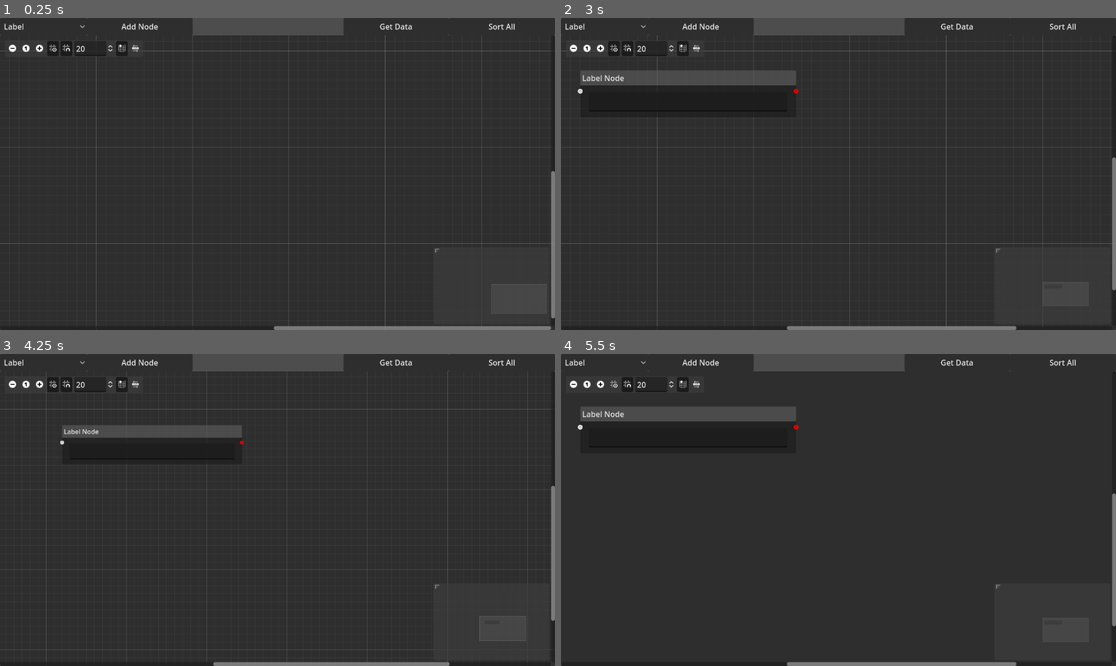
Above: before the commit, frames 1-4 (two rows, left to right).
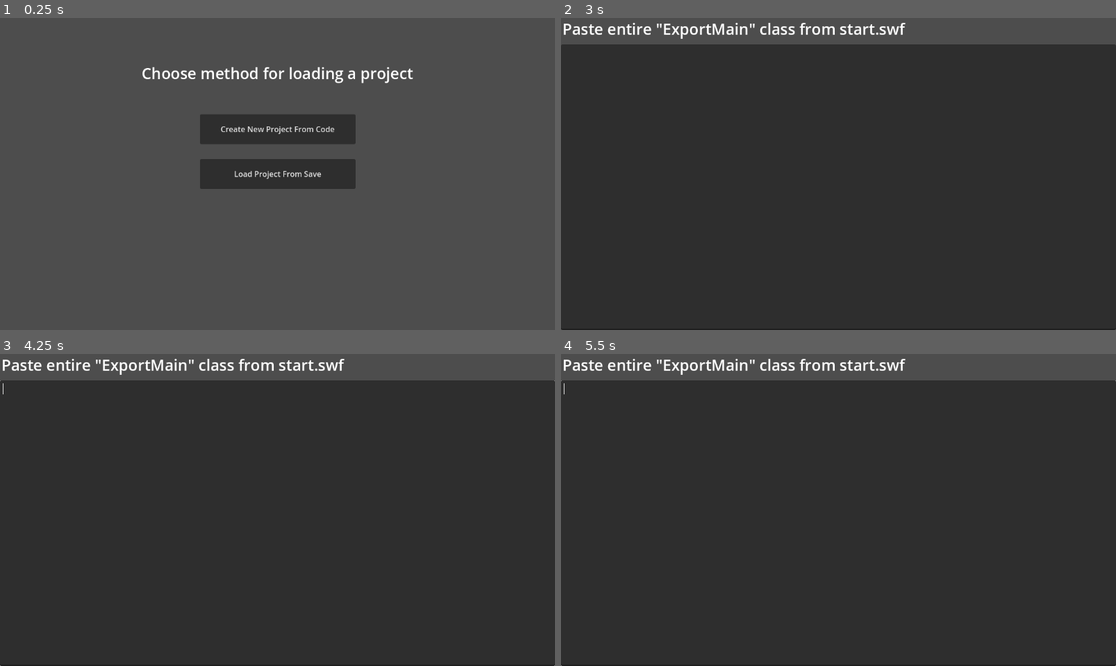
Above: after the commit, the same moments.

Repository: N-Enders/TalkshowEditor
Game: Godot game, scene res://main_scene.tscn
Two runs of this game, one before a commit and one after it. Both use one fixed random seed, a clock stepped at 60 frames per second and the inputs below. Before the commit the project starts from res://flow.tscn.
Inputs (mouse positions are in pixels of both pictures, inside the frame that each line leads up to):
- Up to frame 1 (0.25 s): no input
- Up to frame 2 (3 s): click (838, 174) at 0.5 s, where only the run after the commit has a clickable "Load Project From Save"; click (699, 27) at 1.25 s, where only the run before the commit has a clickable "Add Node"; click (605, 27) at 2 s, where only the run before the commit has a clickable "Label"; click (838, 130) at 2.75 s, where only the run after the commit has a clickable "Create New Project From Code"
- Up to frame 3 (4.25 s): click (11, 385) at 3.52 s
- Up to frame 4 (5.5 s): click (599, 385) at 4.27 s; click (616, 385) at 5.02 s

The runs differ from the first frame. In frame 1, 82% of the frame differs, in the area x 0-100%, y 0-100%; in frame 2, 11%; in frame 3, 10%; in frame 4, 10%.

Commit message:
Starting Menu
Added a menu that will allow you to start a new project or load a project (currently unprogrammed)

Diff:
--- /dev/null
+++ b/LoadingLabel.gd
@@ -0,0 +1,24 @@
+extends Label
+
+var timers = ["  Loading.","  Loading..","  Loading..."]
+var num = 0
+var details = ""
+
+# Called when the node enters the scene tree for the first time.
+func _ready():
+	pass # Replace with function body.
+
+
+# Called every frame. 'delta' is the elapsed time since the previous frame.
+func _process(delta):
+	pass
+
+func setDetails(detail):
+	details = detail
+	print(details)
+	_on_timer_timeout()
+
+
+func _on_timer_timeout():
+	num += 1
+	text = "  " + details + "\n" + timers[num % 3]
--- /dev/null
+++ b/MainScene.gd
@@ -0,0 +1,14 @@
+extends Node
+
+@export var flow: PackedScene
+@export var menu: PackedScene
+
+# Called when the node enters the scene tree for the first time.
+func _ready():
+	var flowchart = menu.instantiate()
+	add_child(flowchart)
+
+
+# Called every frame. 'delta' is the elapsed time since the previous frame.
+func _process(delta):
+	pass
--- /dev/null
+++ b/StartingMenu.gd
@@ -0,0 +1,85 @@
+extends Control
+
+
+# Called when the node enters the scene tree for the first time.
+func _ready():
+	setNewMenuVisible(false)
+	setMainMenuVisible(true)
+	setLoadingVisible(false)
+
+# Called every frame. 'delta' is the elapsed time since the previous frame.
+func _process(delta):
+	pass
+
+func setNewMenuVisible(vis):
+	$newmenulabel.visible = vis
+	$newmenucode.visible = vis
+	if vis:
+		$newmenucode.text = ""
+
+func setMainMenuVisible(vis):
+	$Label.visible = vis
+	$Load.visible = vis
+	$New.visible = vis
+
+func setLoadingVisible(vis):
+	$LoadingLabel.visible = vis
+
+func _on_new_pressed():
+	setNewMenuVisible(true)
+	setMainMenuVisible(false)
+	setLoadingVisible(false)
+
+func _on_newmenucode_text_changed():
+	var text = $newmenucode.text
+	var list = text.split('\n')
+	if list[0] == "package":
+		$LoadingLabel.setDetails("Creating a new project")
+		list.reverse()
+		decompStart(list)
+		setLoadingVisible(true)
+		setNewMenuVisible(false)
+		setMainMenuVisible(false)
+	else:
+		$newmenucode.text = ""
+		$newmenulabel.text = "Paste entire \"ExportMain\" class from start.swf (invalid class)"
+
+
+func getDataType(data,type):
+	match type:
+		"int":
+			return int(data)
+		"String":
+			return data.left(-1).right(-1)
+		"Array":
+			return JSON.parse_string(data)
+		_:
+			print("whoopsie")
+
+func decompStart(start):
+	var startData = {}
+	var preData = {}
+	for a in start:
+		if "=" in a:
+			var line = a.split("=")
+			var type = line[0].strip_edges().split(' ')[2].split(":")
+			var dataType = type[1]
+			type = type[0]
+			line.remove_at(0)
+			var data = "=".join(line).strip_edges().split(';')[0]
+			preData[type] = getDataType(data,dataType)
+	var dict = preData["dict"].split("^")
+	preData.erase("dict")
+	startData["startingFlowchart"] = preData["f"]
+	preData.erase("f")
+	startData["startingCell"] = preData["c"]
+	preData.erase("c")
+	startData["projectName"] = dict[preData["p"]]
+	preData.erase("p")
+	startData["workspaceName"] = dict[preData["w"]]
+	preData.erase("w")
+	$LoadingLabel.setDetails("Parsing data for " + startData["workspaceName"])
+	startData["timeStamp"] = preData["timeStamp"]
+	preData.erase("timeStamp")
+
+	print("mk")
--- a/flow.tscn
+++ b/flow.tscn
@@ -24,6 +24,9 @@
 offset_top = 3.0
 grow_horizontal = 2
 grow_vertical = 2
+zoom_max = 3.0
+zoom_step = 0.5
+show_arrange_button = false
 
 [node name="Button" type="Button" parent="."]
 layout_mode = 0
--- /dev/null
+++ b/main_scene.tscn
@@ -0,0 +1,10 @@
+[gd_scene load_steps=4 format=3 uid="uid://cxeucjj0lpnrv"]
+
+[ext_resource type="Script" path="res://MainScene.gd" id="1_6x4yv"]
+[ext_resource type="PackedScene" uid="uid://de4wbolycij03" path="res://flow.tscn" id="2_8kjid"]
+[ext_resource type="PackedScene" uid="uid://da3xqrsdb3yq1" path="res://starting_menu.tscn" id="3_7vpbd"]
+
+[node name="MainScene" type="Node"]
+script = ExtResource("1_6x4yv")
+flow = ExtResource("2_8kjid")
+menu = ExtResource("3_7vpbd")
--- a/project.godot
+++ b/project.godot
@@ -11,6 +11,6 @@
 [application]
 
 config/name="TalkshowEditor"
-run/main_scene="res://flow.tscn"
+run/main_scene="res://main_scene.tscn"
 config/features=PackedStringArray("4.2", "Forward Plus")
 config/icon="res://icon.svg"
--- /dev/null
+++ b/starting_menu.tscn
@@ -0,0 +1,90 @@
+[gd_scene load_steps=3 format=3 uid="uid://da3xqrsdb3yq1"]
+
+[ext_resource type="Script" path="res://StartingMenu.gd" id="1_4ikkj"]
+[ext_resource type="Script" path="res://LoadingLabel.gd" id="2_qgbcb"]
+
+[node name="StartingMenu" type="Control"]
+layout_mode = 3
+anchors_preset = 15
+anchor_right = 1.0
+anchor_bottom = 1.0
+grow_horizontal = 2
+grow_vertical = 2
+script = ExtResource("1_4ikkj")
+
+[node name="Label" type="Label" parent="."]
+layout_mode = 2
+anchor_right = 1.0
+offset_bottom = 137.0
+grow_horizontal = 2
+theme_override_font_sizes/font_size = 32
+text = "Choose method for loading a project"
+horizontal_alignment = 1
+vertical_alignment = 2
+
+[node name="Load" type="Button" parent="."]
+layout_mode = 2
+anchor_left = 0.5
+anchor_top = 0.5
+anchor_right = 0.5
+anchor_bottom = 0.5
+offset_left = -161.5
+offset_top = -31.0
+offset_right = 161.5
+offset_bottom = 31.0
+grow_horizontal = 2
+grow_vertical = 2
+text = "Load Project From Save"
+
+[node name="New" type="Button" parent="."]
+layout_mode = 2
+anchor_left = 0.5
+anchor_top = 0.5
+anchor_right = 0.5
+anchor_bottom = 0.5
+offset_left = -161.5
+offset_top = -124.0
+offset_right = 161.5
+offset_bottom = -62.0
+grow_horizontal = 2
+grow_vertical = 2
+text = "Create New Project From Code"
+
+[node name="newmenulabel" type="Label" parent="."]
+layout_mode = 2
+offset_right = 718.0
+offset_bottom = 45.0
+size_flags_horizontal = 4
+theme_override_font_sizes/font_size = 32
+text = "Paste entire \"ExportMain\" class from start.swf"
+horizontal_alignment = 1
+vertical_alignment = 2
+
+[node name="newmenucode" type="CodeEdit" parent="."]
+layout_mode = 2
+anchor_right = 1.0
+anchor_bottom = 1.0
+offset_top = 55.0
+grow_horizontal = 2
+grow_vertical = 2
+size_flags_horizontal = 3
+size_flags_vertical = 3
+
+[node name="LoadingLabel" type="Label" parent="."]
+layout_mode = 1
+anchors_preset = 2
+anchor_top = 1.0
+anchor_bottom = 1.0
+offset_top = -50.0
+offset_right = 168.0
+grow_vertical = 0
+theme_override_font_sizes/font_size = 44
+text = "  Loading..."
+script = ExtResource("2_qgbcb")
+
+[node name="Timer" type="Timer" parent="LoadingLabel"]
+autostart = true
+
+[connection signal="pressed" from="New" to="." method="_on_new_pressed"]
+[connection signal="text_changed" from="newmenucode" to="." method="_on_newmenucode_text_changed"]
+[connection signal="timeout" from="LoadingLabel/Timer" to="LoadingLabel" method="_on_timer_timeout"]
